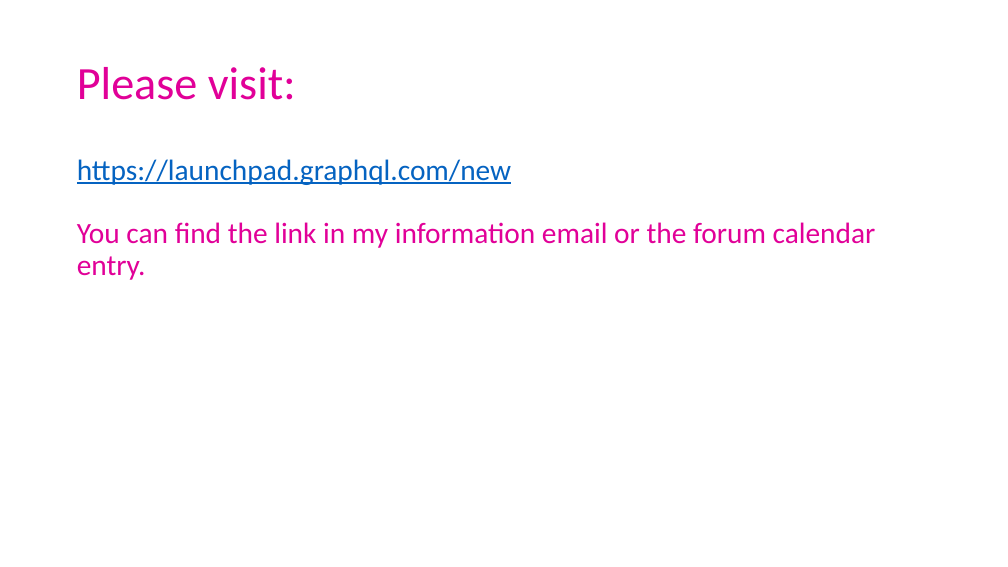
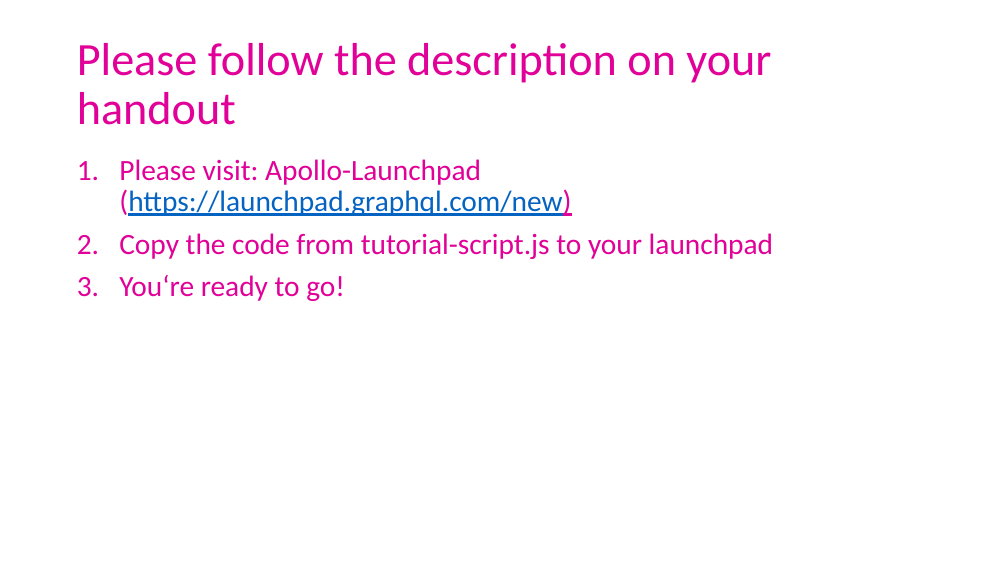
Before and after one commit to ArneSchulze/GraphQL, a slide deck: slide 25 of slides.pptx (slide 21 before the commit). Drawn at 1008x567 pixels with LibreOffice and Linux fonts; fonts in the diff are those of the drawing. Boxes give left, top, right and bottom in pixels: in the first picture for what was removed or moved away, otherwise in the second. Text is boxed around its words. In the diff, an @@ line names an element or a change of style, - is before the commit and + after.

```diff
--- a/slides.pptx
+++ b/slides.pptx
@@ title at <box>77,43,771,125</box>: text changed @@
-Please visit:
+Please follow the description on your handout
@@ text at <box>119,159,773,301</box>: text changed @@
-https://launchpad.graphql.com/new
-You can find the link in my information email or the forum calendar entry.
+1. Please visit: Apollo-Launchpad (https://launchpad.graphql.com/new)
+2. Copy the code from tutorial-script.js to your launchpad
+3. You‘re ready to go!
```
Also in this commit, not shown: 9 other slides changed, 4 slides added, 1 other file.
